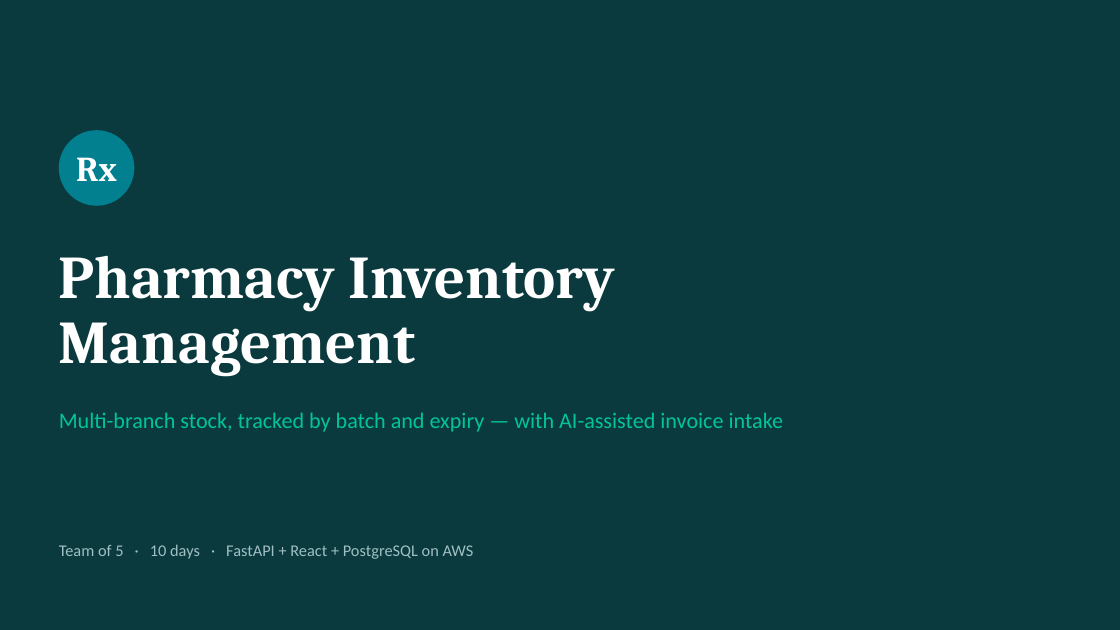
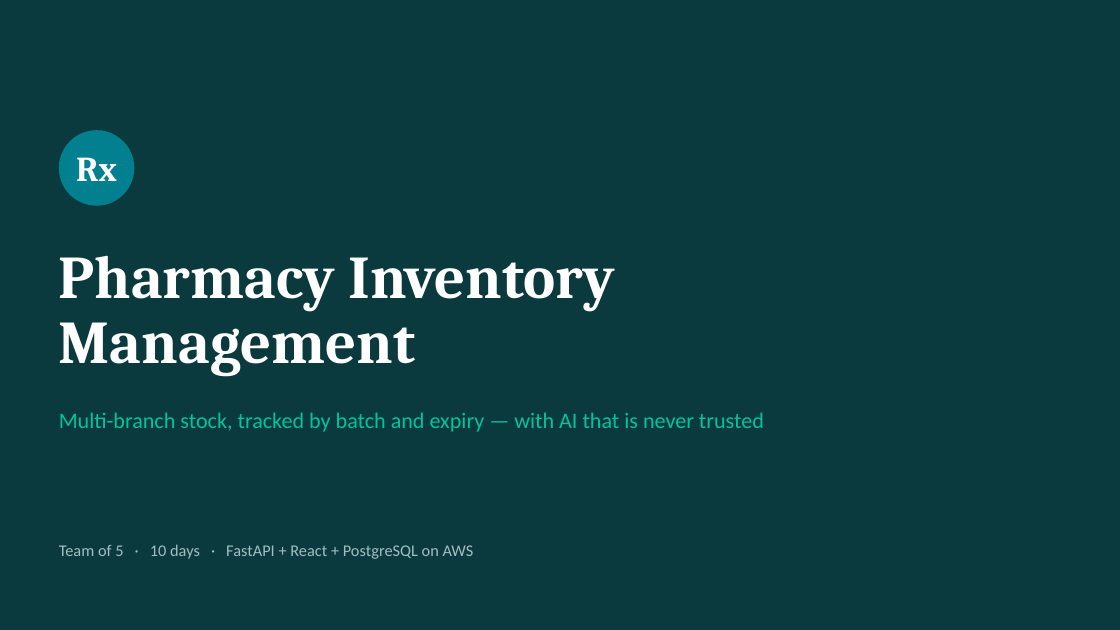
Before and after one commit to Sadhna2/pharmacy_inventory_managment_system, a slide deck: slide 1 of docs/pharmacy-inventory-deck.pptx. Drawn at 1120x630 pixels with LibreOffice and Linux fonts; fonts in the diff are those of the drawing. Boxes give left, top, right and bottom in pixels: in the first picture for what was removed or moved away, otherwise in the second. Text is boxed around its words. In the diff, an @@ line names an element or a change of style, - is before the commit and + after.

```diff
--- a/docs/pharmacy-inventory-deck.pptx
+++ b/docs/pharmacy-inventory-deck.pptx
@@ text at box(59, 412, 764, 432): text changed @@
-Multi-branch stock, tracked by batch and expiry — with AI-assisted invoice intake
+Multi-branch stock, tracked by batch and expiry — with AI that is never trusted
```
Also in this commit, not shown: 5 other slides changed, 3 slides added, 1 other file.
